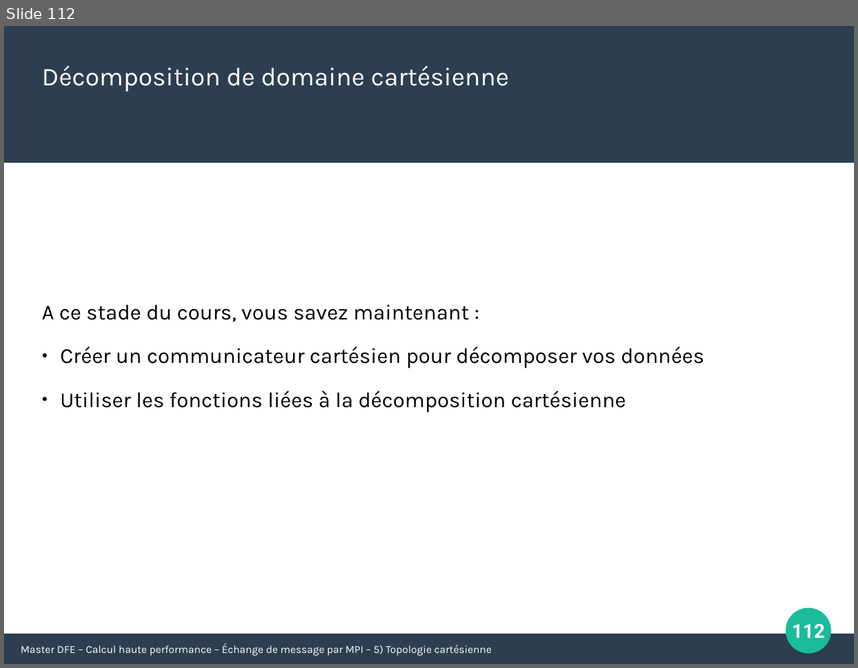
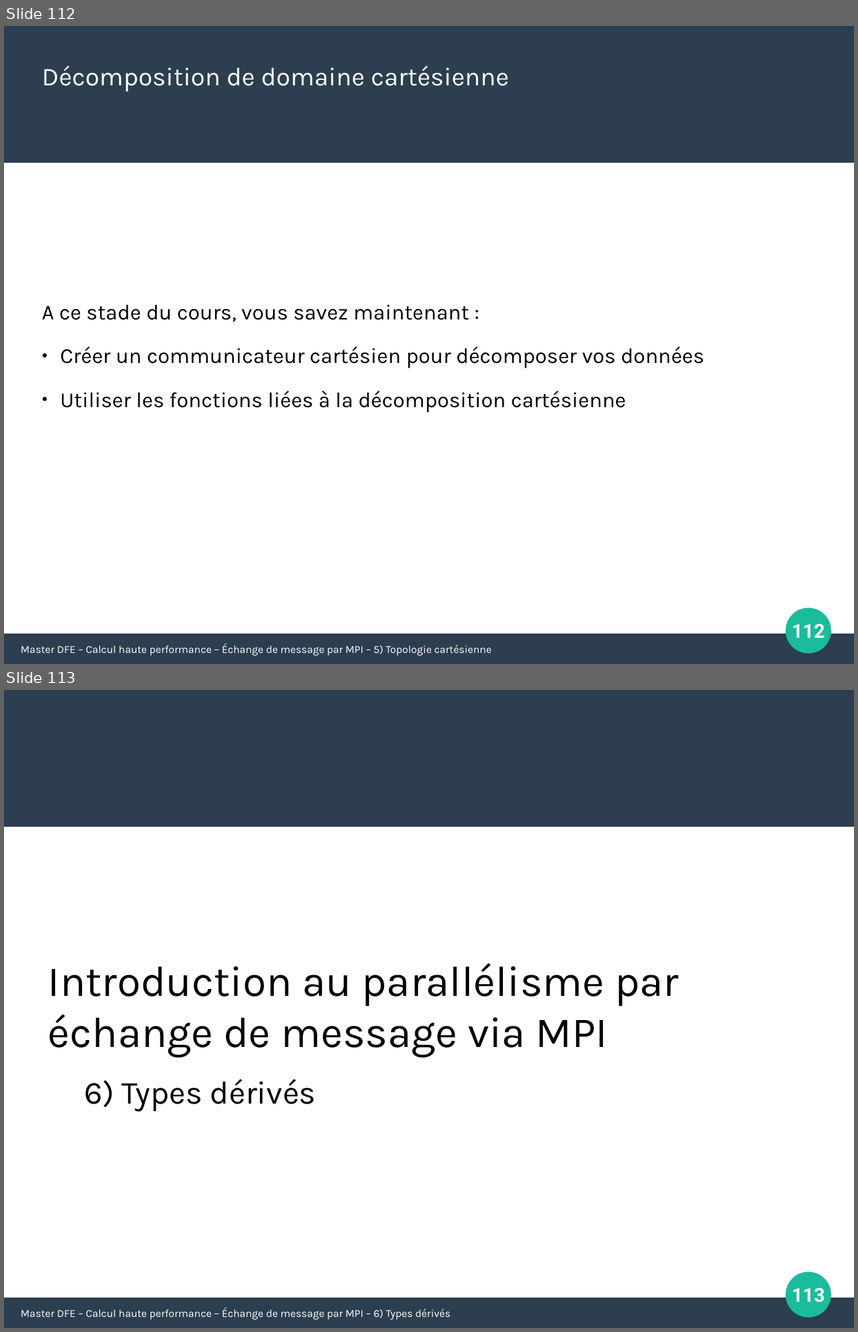
Before and after one commit to Maison-de-la-Simulation/HPC-DFE-Paris-Saclay, a slide deck: support/MPI.odp. Shown one above the other, each under a label of ours: slide 112 before the commit, slides 112 and 113 after it. The pictures are 858x668 and 858x1332 pixels, drawn with LibreOffice and Linux fonts; fonts in the diff are those of the drawing. Boxes give left, top, right and bottom in pixels: in the first picture for what was removed or moved away, otherwise in the second. Text is boxed around its words. In the diff, an @@ line names an element or a change of style, - is before the commit and + after.

```diff
--- a/support/MPI.odp
+++ b/support/MPI.odp
@@ slide 113 added at (4,690,854,1328), background #FFFFFF; not listed: 3 template elements that a slide beside it also shows @@
@@ text added at (48,963,679,1057), 40 pt, text #000000 @@
+Introduction au parallélisme par échange de message via MPI
@@ text added at (85,1078,317,1111), 30 pt, text #000000 @@
+6) Types dérivés
@@ page number added at (792,1288,825,1302), 18 pt, text #FFFFFF, bold @@
+113
@@ text added at (21,1308,450,1319), 10 pt, text #FFFFFF @@
+Master DFE – Calcul haute performance – Échange de message par MPI – 6) Types dérivés
```
Also in this commit, not shown: 8 other slides added, 2 other files.
